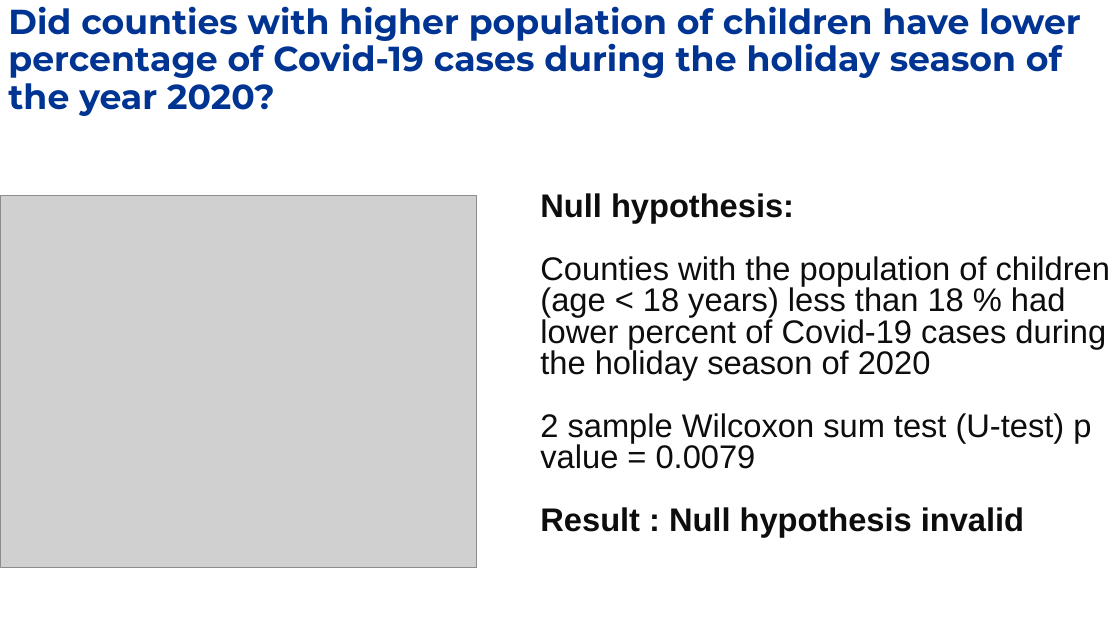
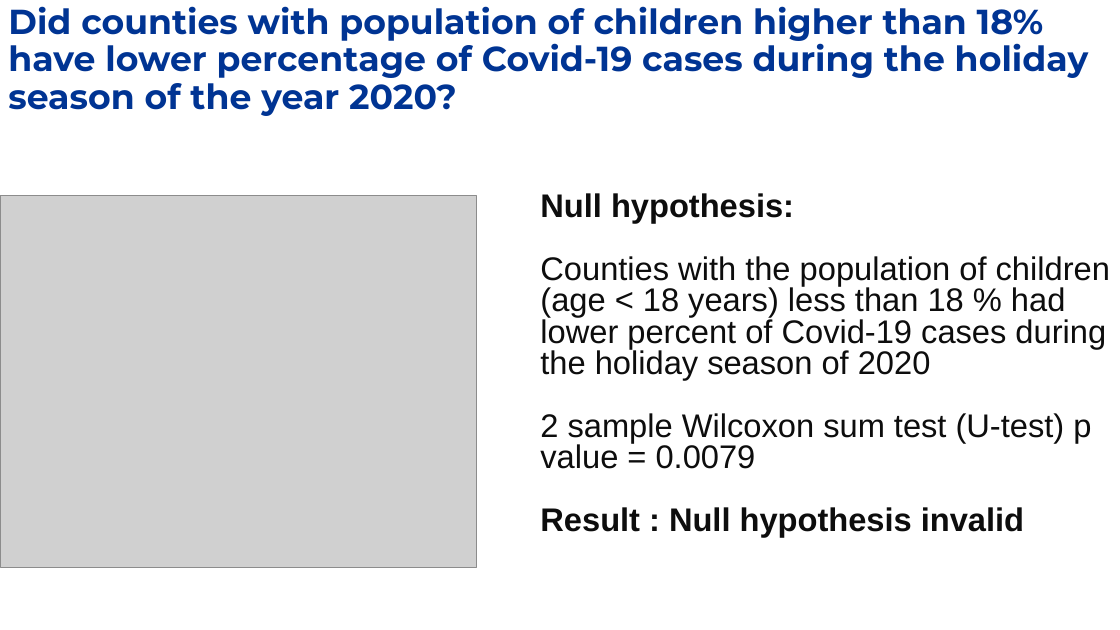
Before and after one commit to sht150/CHE-Math-Project-updated, a slide deck: slide 7 of Presentation.pptx. Drawn at 1120x630 pixels with LibreOffice and Linux fonts; fonts in the diff are those of the drawing; grey boxes stand for pictures; background and template pictures are left out. Boxes give left, top, right and bottom in pixels: in the first picture for what was removed or moved away, otherwise in the second. Text is boxed around its words. In the diff, an @@ line names an element or a change of style, - is before the commit and + after.

```diff
--- a/Presentation.pptx
+++ b/Presentation.pptx
@@ title at [8,6,1089,116]: text changed @@
-Did counties with higher population of children have lower percentage of Covid-19 cases during the holiday season of the year 2020?
+Did counties with population of children higher than 18% have lower percentage of Covid-19 cases during the holiday season of the year 2020?
```
Also in this commit, not shown: 2 other slides changed, 5 slides added, 1 slide removed, 1 other file.
